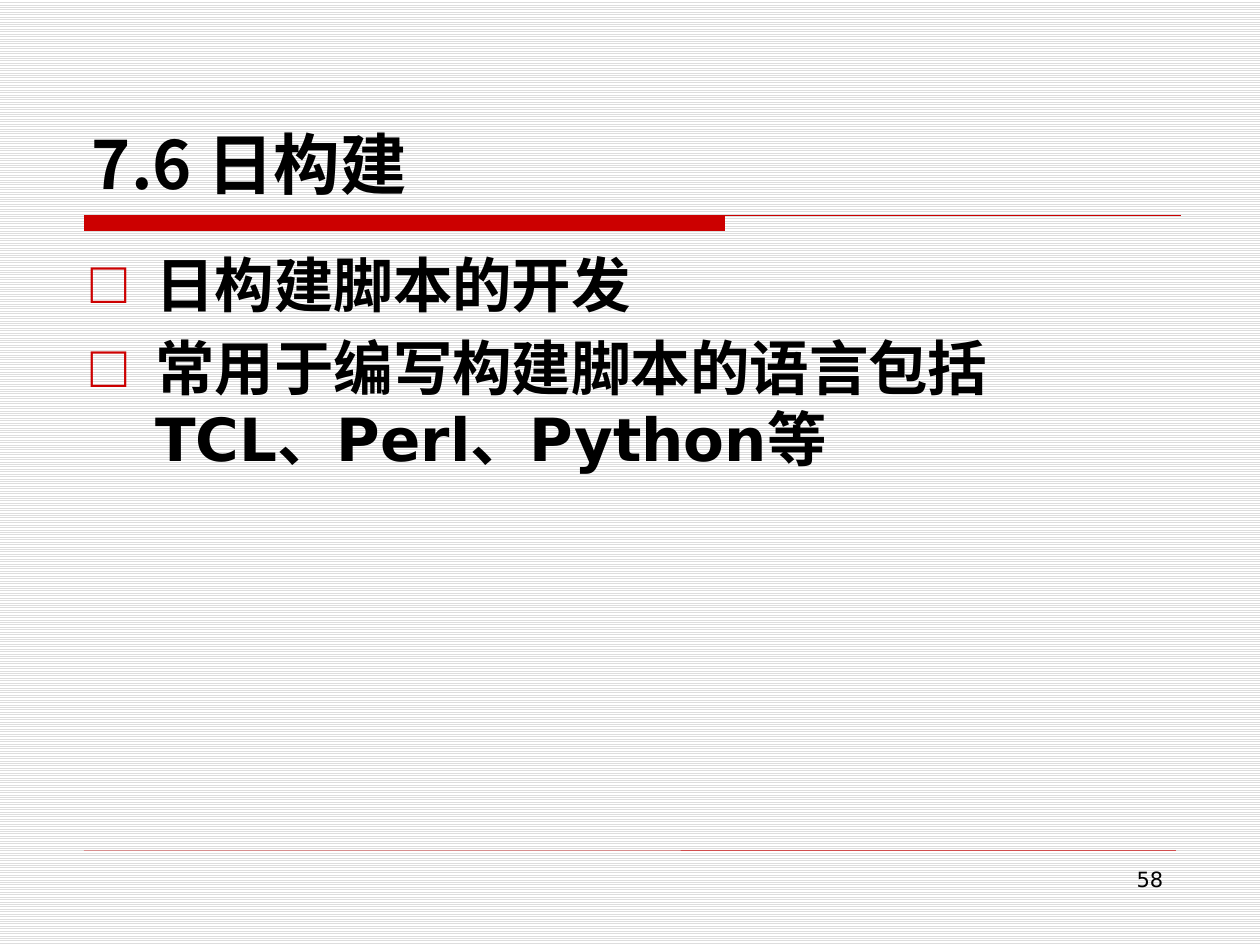
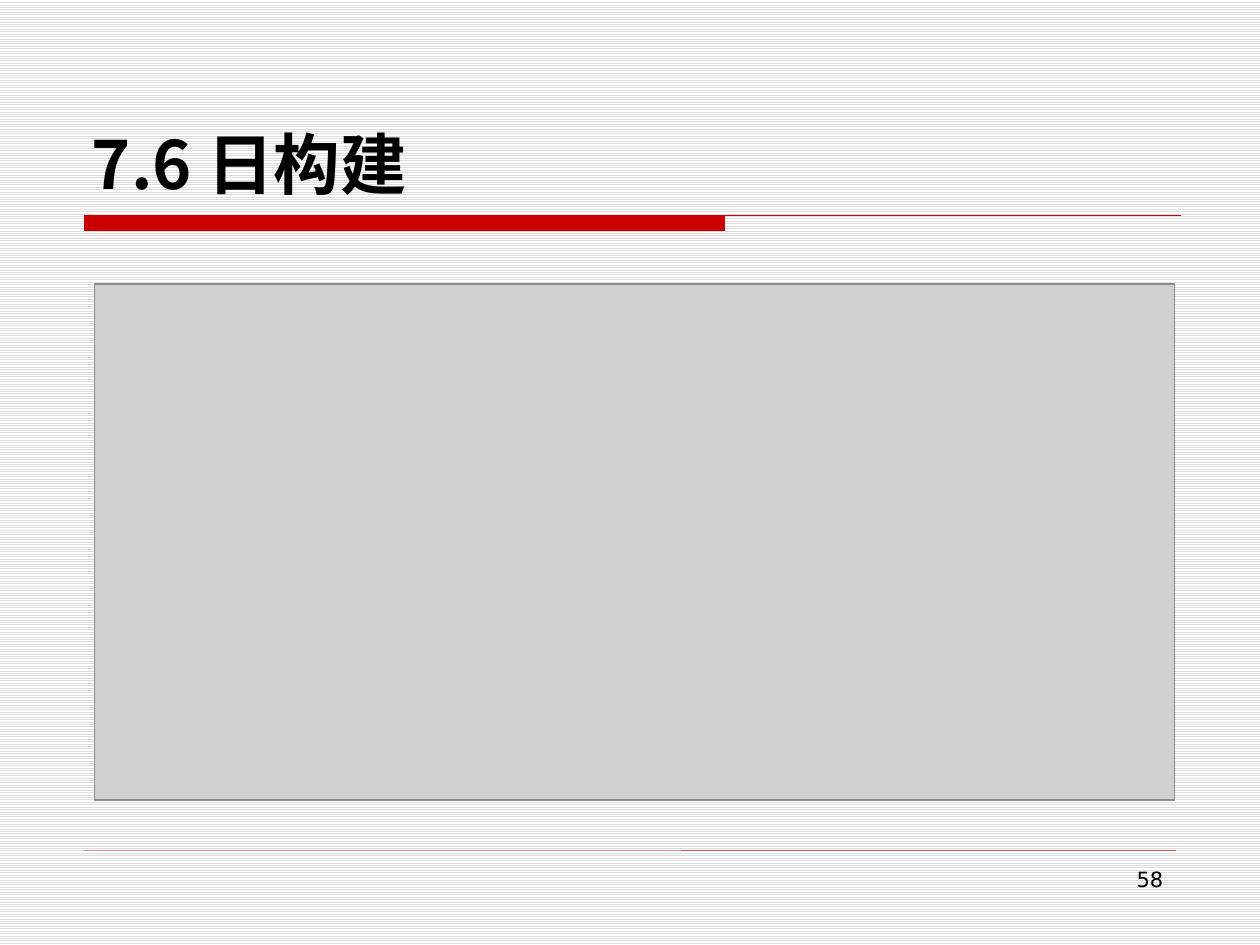
Before and after one commit to edu2act/course-foundation-software-tesing, a slide deck: slide 58 of PPT/第三部分 软件测试应用/7 单元测试.pptx. Drawn at 1260x945 pixels with LibreOffice and Linux fonts; fonts in the diff are those of the drawing; grey boxes stand for pictures. Boxes give left, top, right and bottom in pixels: in the first picture for what was removed or moved away, otherwise in the second. Text is boxed around its words. In the diff, an @@ line names an element or a change of style, - is before the commit and + after.

Commit message:
日构建

```diff
--- a/PPT/第三部分 软件测试应用/7 单元测试.pptx
+++ b/PPT/第三部分 软件测试应用/7 单元测试.pptx
@@ text removed at box(155, 256, 987, 474) @@
-□ 日构建脚本的开发
-□ 常用于编写构建脚本的语言包括TCL、Perl、Python等
@@ picture added at box(94, 284, 1174, 799) @@
```
Also in this commit, not shown: 2 other slides changed.
